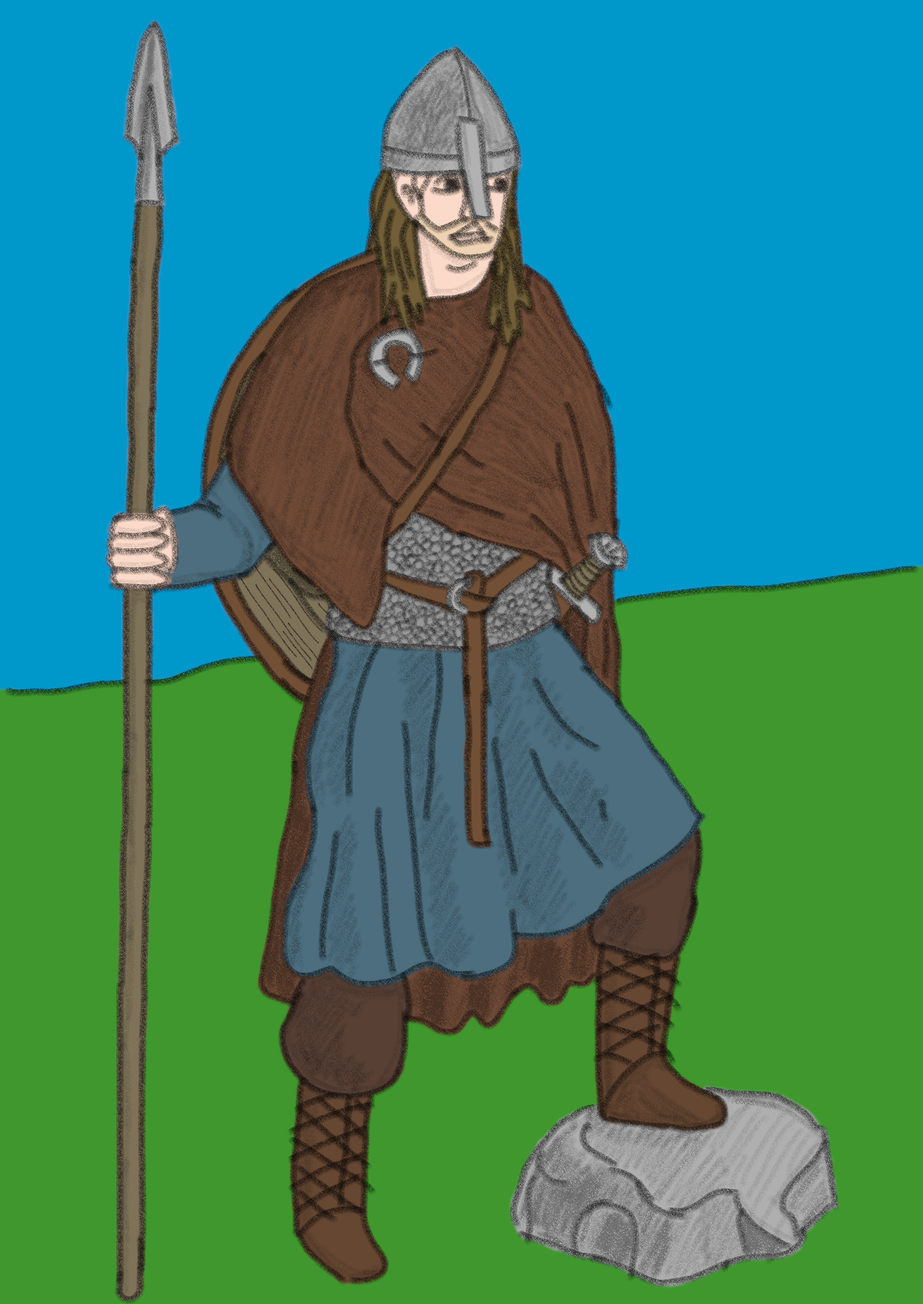
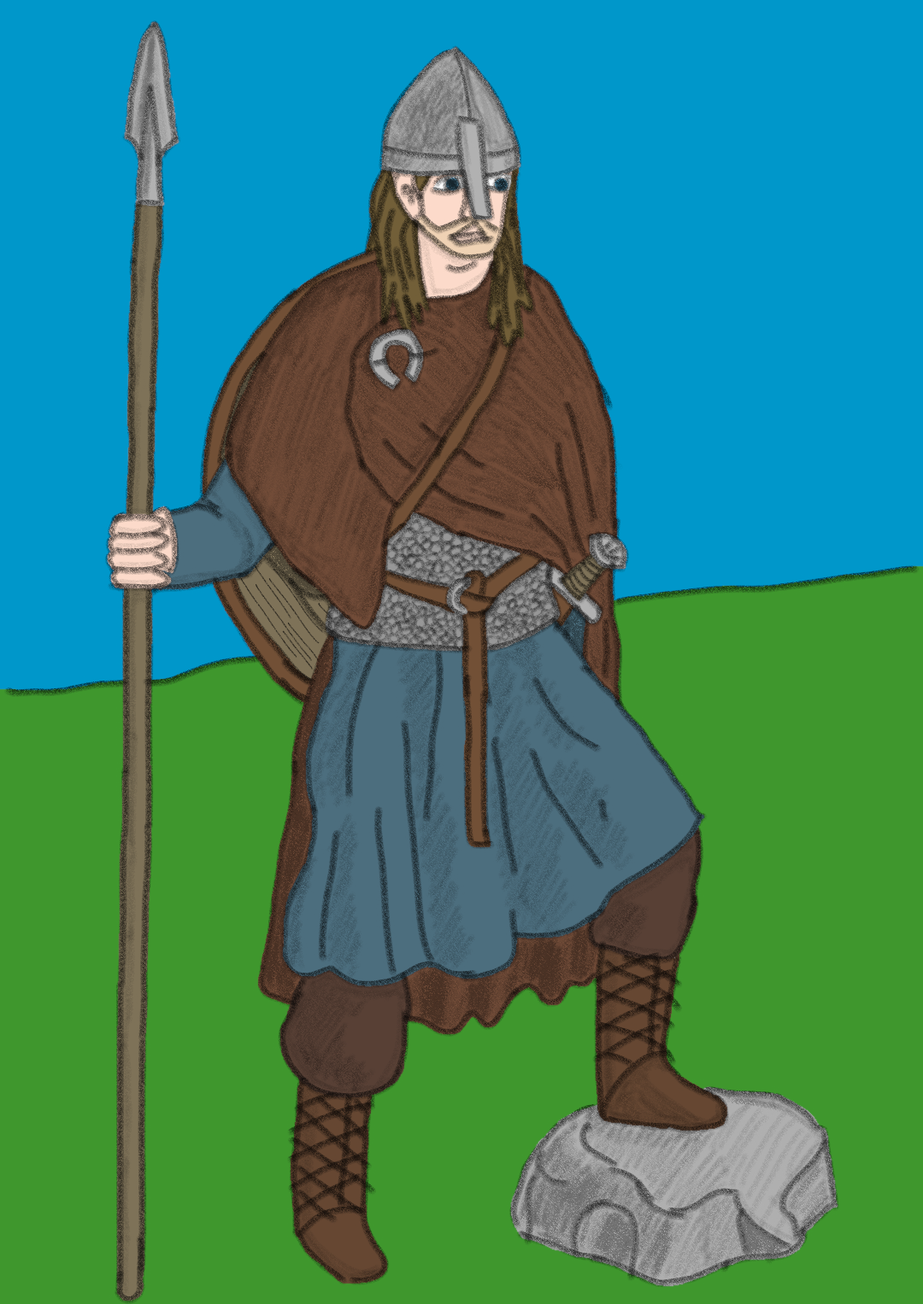
Layered file, before and after one edit (923 × 1304). Changes by layer:
painted on "color copy" over [left=0, top=18, right=923, bottom=1304]
